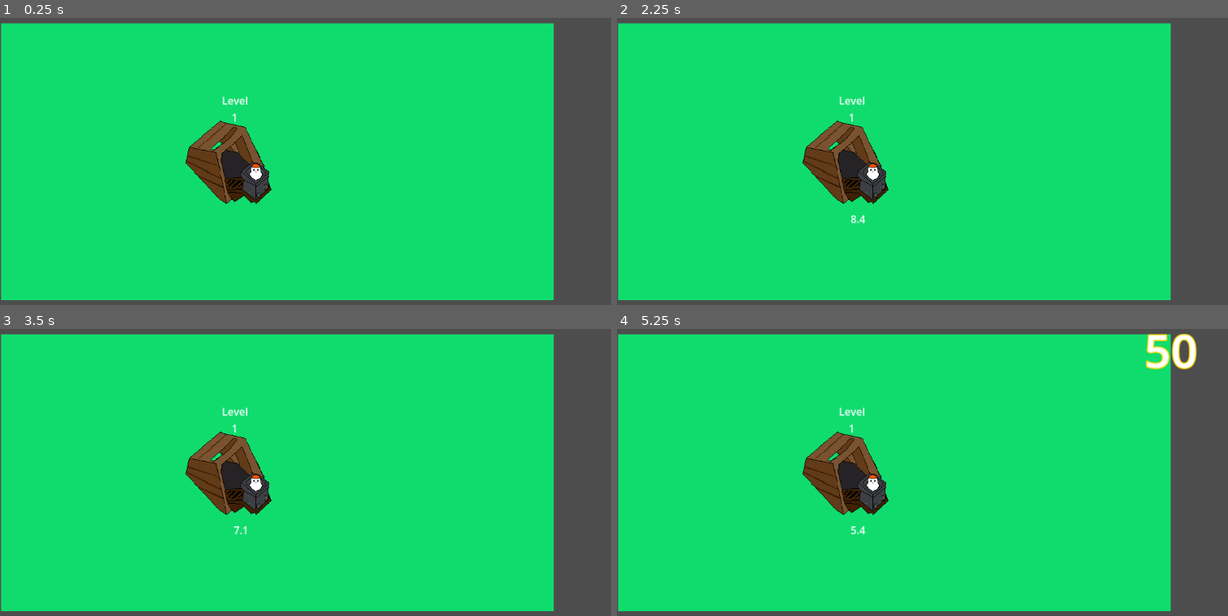
Above: before the commit, frames 1-4 (two rows, left to right).
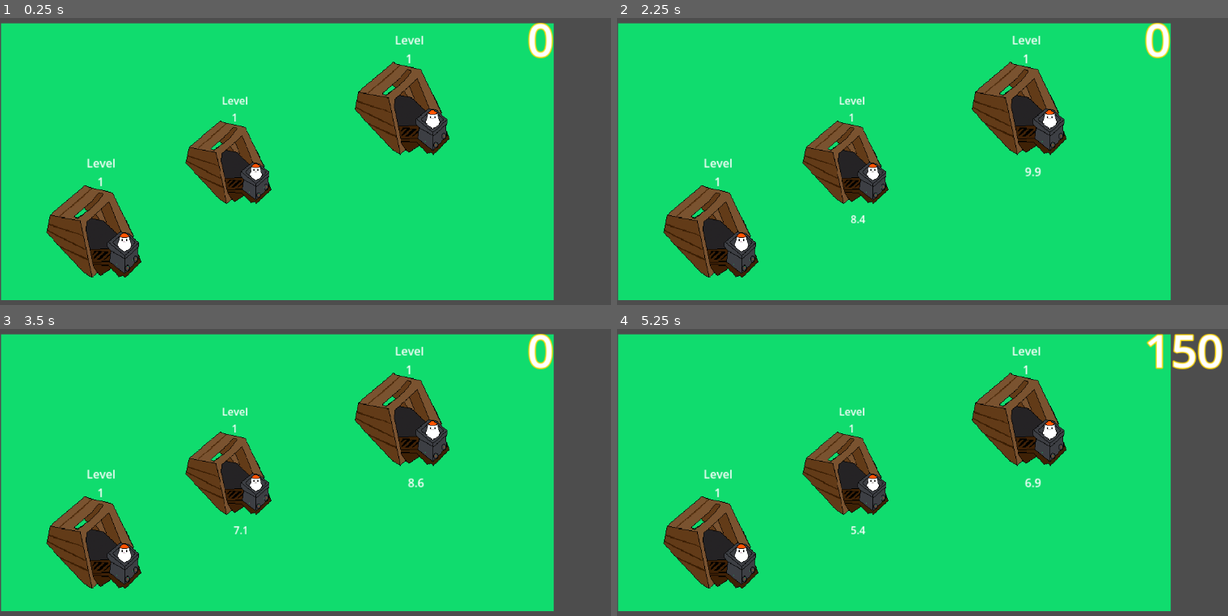
Above: after the commit, the same moments.

Repository: savakujundzic/cats
Game: Godot game, scene res://scenes/main.tscn
The game is run twice, just before and just after one commit, with the same random seed, the same clock (stepped at 60 frames per second) and the same inputs.
Inputs (mouse positions are in pixels of both pictures, inside the frame that each line leads up to):
- Up to frame 1 (0.25 s): no input
- Up to frame 2 (2.25 s): tap Enter at 0.5, 2 s; move the mouse to (855, 164) at 0.52 s; click (855, 164) at 0.67 s; tap Space at 1.25 s; move the mouse to (812, 181) at 1.27 s; click (812, 181) at 1.42 s; move the mouse to (1001, 84) at 2.02 s; click (1001, 84) at 2.17 s
- Up to frame 3 (3.5 s): move the mouse to (293, 547) at 2.77 s; click (293, 547) at 2.92 s
- Up to frame 4 (5.25 s): tap Space at 3.5, 5 s; move the mouse to (1136, 529) at 3.52 s; click (1136, 529) at 3.67 s; tap Enter at 4.25 s; move the mouse to (745, 420) at 4.27 s; click (745, 420) at 4.42 s; move the mouse to (971, 475) at 5.02 s; click (971, 475) at 5.17 s

The runs differ from the first frame. In frame 1, 7.1% of the frame differs, in the area x 7-91%, y 1-91%; in frame 2, 7.2%; in frame 3, 7.2%; in frame 4, 7.8%, in the area x 7-100%, y 1-91%.

Commit message:
fix-1-gold-counter-fix

Diff:
--- /dev/null
+++ b/scenes/main.gd
@@ -0,0 +1,19 @@
+extends Node2D
+
+var total_gold : int
+var mines = []
+@onready var goldcounter = get_node("Camera2D/ui/gold")
+
+func _ready():
+	for i in get_children():
+		if(i.is_in_group('mine')):
+			mines.append(i)
+	print(mines.size())
+
+func _process(delta):
+	var total = 0
+	for i in mines:
+		total += i.gold
+	total_gold = total
+	if goldcounter != null:
+		goldcounter.text = str(total_gold)
--- a/scenes/main.tscn
+++ b/scenes/main.tscn
@@ -1,5 +1,6 @@
-[gd_scene load_steps=9 format=3 uid="uid://bpdwilcufkl1h"]
+[gd_scene load_steps=10 format=3 uid="uid://bpdwilcufkl1h"]
 
+[ext_resource type="Script" path="res://scenes/main.gd" id="1_rg8up"]
 [ext_resource type="Script" path="res://scripts/Camera2D.gd" id="1_v04a5"]
 [ext_resource type="PackedScene" uid="uid://dlph24aphutd6" path="res://scenes/ui.tscn" id="1_yqwoj"]
 [ext_resource type="PackedScene" uid="uid://brqv464oudtwk" path="res://scenes/mine.tscn" id="2_v88sx"]
@@ -1557,6 +1558,7 @@
 sources/2 = SubResource("TileSetAtlasSource_oljeu")
 
 [node name="Main" type="Node2D"]
+script = ExtResource("1_rg8up")
 
 [node name="Camera2D" type="Camera2D" parent="."]
 position = Vector2(575, 323)
@@ -1579,3 +1581,9 @@
 format = 2
 layer_0/tile_data = PackedInt32Array(65537, 65537, 0, 131073, 65537, 0, 196609, 65537, 0, 196610, 65537, 0, 196611, 655 …(235 unchanged characters)…
 layer_1/tile_data = PackedInt32Array()
+
+[node name="Mine2" parent="." instance=ExtResource("2_v88sx")]
+position = Vector2(714, 203)
+
+[node name="Mine3" parent="." instance=ExtResource("2_v88sx")]
+position = Vector2(286, 374)
--- a/scenes/mine.tscn
+++ b/scenes/mine.tscn
@@ -6,7 +6,7 @@
 [sub_resource type="RectangleShape2D" id="RectangleShape2D_kqxuw"]
 size = Vector2(129, 108)
 
-[node name="Mine" type="Area2D"]
+[node name="Mine" type="Area2D" groups=["mine"]]
 position = Vector2(510, 252)
 script = ExtResource("1_hty7k")
 
--- a/scripts/mine.gd
+++ b/scripts/mine.gd
@@ -1,14 +1,17 @@
 extends Area2D
 
-var gold = 0
+var gold : int = 0
 var level = 1
 var timer : int = 0
-@onready var goldcounter =  $"../Camera2D/ui/gold"
+
+
 @onready var level_label = $Level
 @onready var time_left = $time_left
 @onready var upgrade_time = $upgrade_time
 
-
+'''
+	when left click is pressed
+'''
 func _input_event(_viewport, event, _shape_idx):
 	if event is InputEventMouseButton \
 	and event.button_index == MOUSE_BUTTON_LEFT \
@@ -24,9 +27,12 @@
 		timer = timer + 10
 	if level == 4 and timer < 1:
 		timer = timer + 10
+
+	# check whether the timer is still going and if it is then stop it
 	if upgrade_time.time_left > 0:
 		upgrade_time.stop()
 	else:
+
 		time_left.visible = true
 		upgrade_time.wait_time = timer
 		upgrade_time.start()
@@ -48,11 +54,10 @@
 		gold += 150
 	if level == 4:
 		gold += 200
-	print(gold)
-	if goldcounter != null:
-		goldcounter.text = str(gold)
-	print("timer is", timer)
-	print("level is", level)
+	print("gold : ", gold)
+	print("timer : ", timer)
+	print("level : ", level)
+	print()
 
 func _process(_delta):
 	if upgrade_time.time_left == 0:
